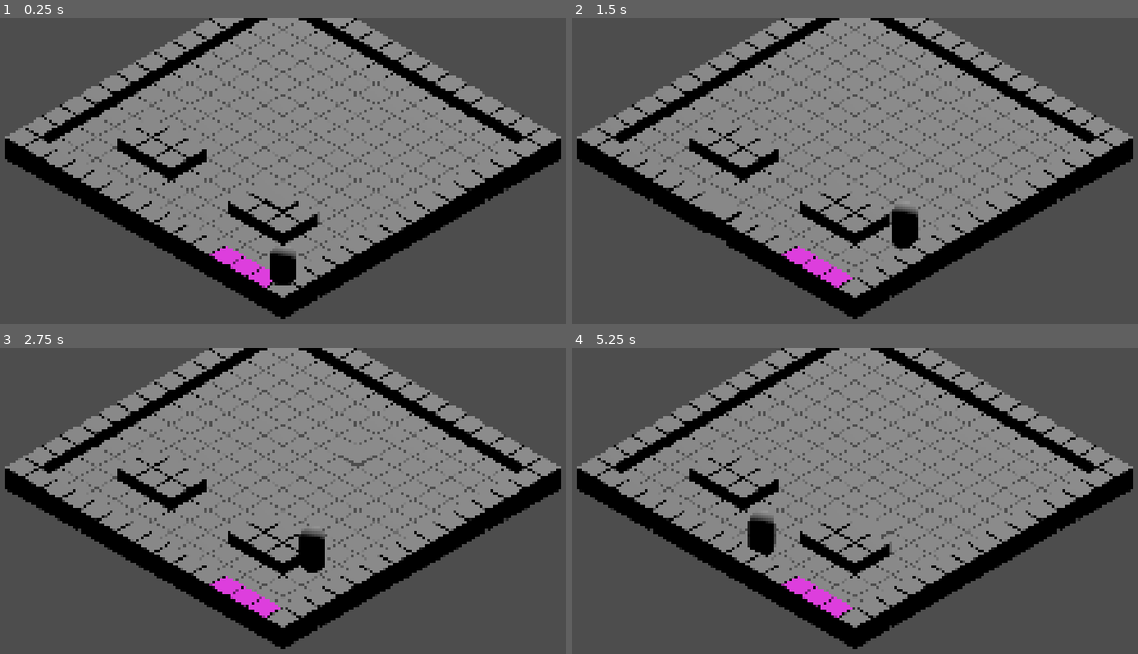
Above: before the commit, frames 1-4 (two rows, left to right).
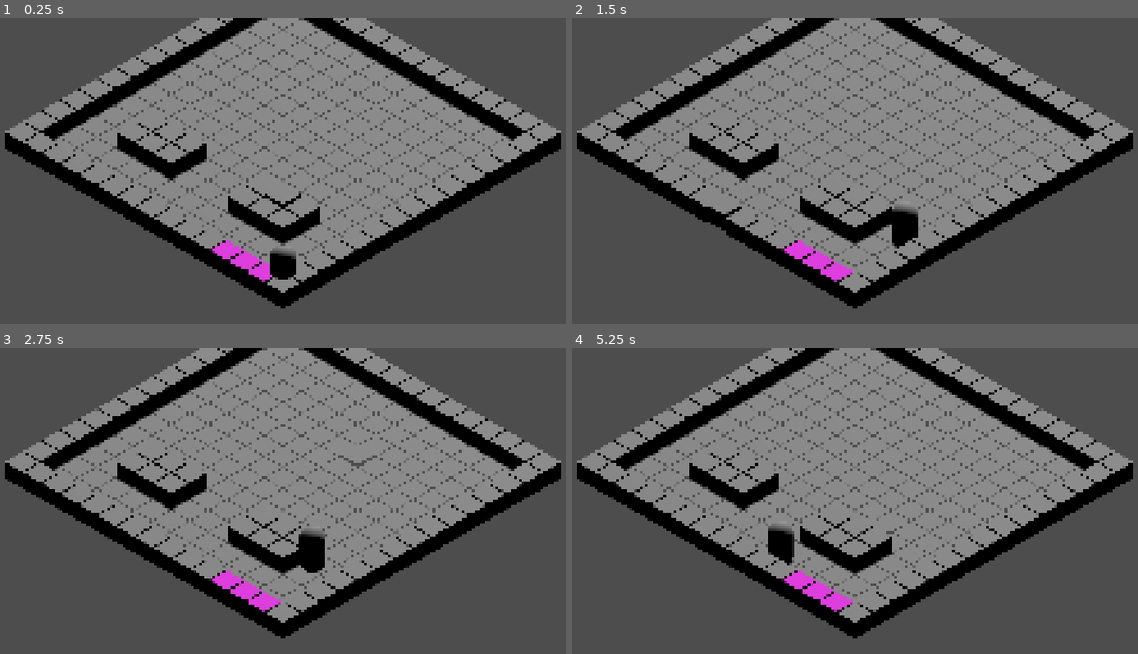
Above: after the commit, the same moments.

Repository: Onni345/Epoch
Game: Godot game, scene res://src/scenes/main.tscn
The game is run twice, just before and just after one commit, with the same random seed, the same clock (stepped at 60 frames per second) and the same inputs.
Inputs (mouse positions are in pixels of both pictures, inside the frame that each line leads up to):
- Up to frame 1 (0.25 s): no input
- Up to frame 2 (1.5 s): tap Enter (ui_accept) at 0.5, 0.77 s; move the mouse to (1002, 183) at 0.52 s; hold Right (ui_right) 0.53-1.28 s; click (1002, 183) at 0.67 s; move the mouse to (724, 219) at 1.27 s; hold Down (ui_down) from 1.28 s (still down); click (724, 219) at 1.42 s
- Up to frame 3 (2.75 s): tap Enter (ui_accept) at 1.52 s; move the mouse to (350, 452) at 2.02 s; release Down (ui_down) at 2.03 s; hold Right (ui_right) from 2.03 s (still down); click (350, 452) at 2.17 s
- Up to frame 4 (5.25 s): move the mouse to (821, 605) at 2.77 s; release Right (ui_right) at 2.78 s; hold Up (ui_up) 2.78-3.53 s; click (821, 605) at 2.92 s; tap Enter (ui_accept) at 3.02, 3.77, 4.25, 4.52 s; move the mouse to (1053, 586) at 3.52 s; hold Left (ui_left) 3.53-5.03 s; click (1053, 586) at 3.67 s; move the mouse to (656, 476) at 4.27 s; click (656, 476) at 4.42 s; move the mouse to (888, 531) at 5.02 s; hold Down (ui_down) from 5.03 s (still down); click (888, 531) at 5.17 s

The runs differ from the first frame. In frame 1, 11% of the frame differs, in the area x 0-100%, y 0-99%; in frame 2, 11%; in frame 3, 11%; in frame 4, 12%.

Commit message:
exact 3d raycasting for bug-less cursor object-selection

Diff:
--- a/src/scenes/input_manager.gd
+++ b/src/scenes/input_manager.gd
@@ -52,11 +52,22 @@
 
 	var ray_origin = camera.project_ray_origin(mouse_pos)
 	var ray_normal = camera.project_ray_normal(mouse_pos)
+	var ray_end = ray_origin + (ray_normal * 1000.0)
 
-	var floor_plane = Plane(Vector3.UP, 0.0)
-	var intersection_point = floor_plane.intersects_ray(ray_origin, ray_normal)
-	if intersection_point != null:
-		return grid_manager.world_to_grid(intersection_point)
+	var space_state = get_world_3d().direct_space_state
+	var query = PhysicsRayQueryParameters3D.create(ray_origin, ray_end)
+
+	query.collide_with_areas = true
+	query.collide_with_bodies = false
+
+	var result = space_state.intersect_ray(query)
+
+	if not result.is_empty():
+		# PUSH THE POINT INSIDE THE BOX:
+		# Take the surface hit position, and subtract a tiny 0.05 unit step
+		# directly along the face's normal vector.
+		var adjusted_position = result.position - (result.normal * 0.05)
+		return grid_manager.world_to_grid(adjusted_position)
 
 	return Vector2i(-1, -1)
 
--- a/src/scenes/interactables/countertop.tscn
+++ b/src/scenes/interactables/countertop.tscn
@@ -1,9 +1,19 @@
 [gd_scene format=3 uid="uid://babssx1bd1887"]
 
 [sub_resource type="BoxMesh" id="BoxMesh_o4fvr"]
-size = Vector3(0.9, 1, 0.9)
+size = Vector3(0.92, 0.75, 0.92)
 
-[node name="Countertop" type="Node3D" unique_id=1548008522]
+[sub_resource type="BoxShape3D" id="BoxShape3D_o4fvr"]
+size = Vector3(1, 0.75, 1)
 
-[node name="MeshInstance3D" type="MeshInstance3D" parent="." unique_id=303641430]
+[node name="Countertop" type="Node3D"]
+
+[node name="MeshInstance3D" type="MeshInstance3D" parent="."]
+transform = Transform3D(1, 0, 0, 0, 1, 0, 0, 0, 1, 0, 0.375, 0)
 mesh = SubResource("BoxMesh_o4fvr")
+
+[node name="Area3D" type="Area3D" parent="."]
+
+[node name="CollisionShape3D" type="CollisionShape3D" parent="Area3D"]
+transform = Transform3D(1, 0, 0, 0, 1, 0, 0, 0, 1, 0, 0.375, 0)
+shape = SubResource("BoxShape3D_o4fvr")
--- a/src/scenes/interactables/floor_tile.tscn
+++ b/src/scenes/interactables/floor_tile.tscn
@@ -1,12 +1,17 @@
 [gd_scene format=3 uid="uid://bbkqbnxelxmrv"]
-
-[ext_resource type="Script" uid="uid://cm2fhjg7hdyrr" path="res://src/scenes/tile.gd" id="1_vu8gl"]
 
 [sub_resource type="PlaneMesh" id="PlaneMesh_qwxwg"]
 size = Vector2(0.95, 0.95)
 
-[node name="FloorTile" type="Node3D" unique_id=789745288]
-script = ExtResource("1_vu8gl")
+[sub_resource type="BoxShape3D" id="BoxShape3D_floor"]
+size = Vector3(1, 0.01, 1)
 
-[node name="MeshInstance3D" type="MeshInstance3D" parent="." unique_id=1999656989]
+[node name="FloorTile" type="Node3D"]
+
+[node name="MeshInstance3D" type="MeshInstance3D" parent="."]
 mesh = SubResource("PlaneMesh_qwxwg")
+
+[node name="Area3D" type="Area3D" parent="."]
+
+[node name="CollisionShape3D" type="CollisionShape3D" parent="Area3D"]
+shape = SubResource("BoxShape3D_floor")
--- a/src/scenes/interactables/stovetop.tscn
+++ b/src/scenes/interactables/stovetop.tscn
@@ -4,10 +4,20 @@
 albedo_color = Color(1, 0.2509804, 1, 1)
 
 [sub_resource type="BoxMesh" id="BoxMesh_2cwd0"]
-size = Vector3(0.95, 1, 0.9)
+size = Vector3(0.92, 0.75, 0.92)
 
-[node name="Stovetop" type="Node3D" unique_id=469974665]
+[sub_resource type="BoxShape3D" id="BoxShape3D_stove"]
+size = Vector3(1, 0.75, 1)
 
-[node name="MeshInstance3D" type="MeshInstance3D" parent="." unique_id=726220584]
+[node name="Stovetop" type="Node3D"]
+
+[node name="MeshInstance3D" type="MeshInstance3D" parent="."]
+transform = Transform3D(1, 0, 0, 0, 1, 0, 0, 0, 1, 0, 0.375, 0)
 material_override = SubResource("StandardMaterial3D_v64eb")
 mesh = SubResource("BoxMesh_2cwd0")
+
+[node name="Area3D" type="Area3D" parent="."]
+
+[node name="CollisionShape3D" type="CollisionShape3D" parent="Area3D"]
+transform = Transform3D(1, 0, 0, 0, 1, 0, 0, 0, 1, 0, 0.375, 0)
+shape = SubResource("BoxShape3D_stove")
--- a/src/scenes/interactables/tile.gd
+++ b/src/scenes/interactables/tile.gd
@@ -1,36 +1,47 @@
 extends Node3D
 class_name Tile
 
-enum TileType { FLOOR, COUNTERTOP, STOVETOP}
+enum TileType { FLOOR, COUNTERTOP, STOVETOP }
 
 @export var current_type: TileType = TileType.FLOOR
 @export var is_walkable: bool = true
+
 var visual_instance: Node3D = null
+var mesh_node: MeshInstance3D = null
+var original_mesh_y: float = 0.0
 
 const FLOOR_MESH = preload("res://src/scenes/interactables/floor_tile.tscn")
 const COUNTER_MESH = preload("res://src/scenes/interactables/countertop.tscn")
-const STOVETOP_MESH = preload("res://src/scenes/interactables/stovetop.tscn")
+const STOVE_MESH = preload("res://src/scenes/interactables/stovetop.tscn")
 
 func _ready() -> void:
+	if current_type != TileType.FLOOR:
+		is_walkable = false
 	setup_visuals()
 
 func setup_visuals() -> void:
 	if current_type == TileType.COUNTERTOP:
 		visual_instance = COUNTER_MESH.instantiate()
-		is_walkable = false
+	elif current_type == TileType.STOVETOP:
+		visual_instance = STOVE_MESH.instantiate()
 	elif current_type == TileType.FLOOR:
 		visual_instance = FLOOR_MESH.instantiate()
-	elif current_type == TileType.STOVETOP:
-		visual_instance = STOVETOP_MESH.instantiate()
-		is_walkable = false
 
 	add_child(visual_instance)
 
+	if visual_instance.has_node("MeshInstance3D"):
+		mesh_node = visual_instance.get_node("MeshInstance3D") as MeshInstance3D
+		# Cache whatever baseline Y value the scene file natively uses!
+		original_mesh_y = mesh_node.position.y
+
 func set_hover_state(is_hovered: bool) -> void:
-	if visual_instance == null:
+	var target_node = mesh_node if mesh_node != null else visual_instance
+	if target_node == null:
 		return
 
 	if is_hovered:
-		visual_instance.position.y = 0.1
+		# Dynamic Lift: Add 0.1 to whatever its unique starting point was
+		target_node.position.y = original_mesh_y + 0.1
 	else:
-		visual_instance.position.y = 0.0
+		# Perfect Return: Drop back down exactly to its native baseline
+		target_node.position.y = original_mesh_y
